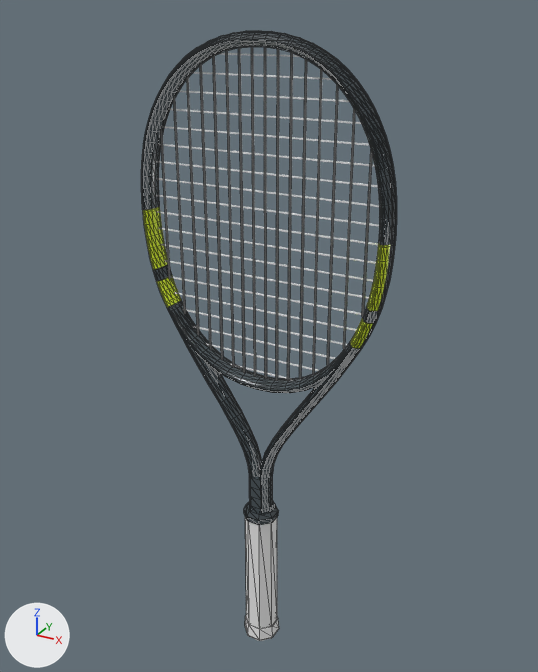
Renders of the glTF model assets/realistic/babolat-pure-aero-lite-2022.glb from each side of a commit.
Both versions are drawn from a 50 mm camera at (0.345, -0.61, 0.703) aimed at (-0.002, 0.022, 0.388). Arrows for +X, +Y and +Z are at lower left; the lights stay in place. The older version comes first. Mesh edges are drawn as thin lines on the coarser meshes. Where no turn or scale is listed for an object, it has been applied to the vertices. Vertices at exactly the same position are counted once.

The first picture shows 'bumper', 'butt_cap', 'frame', 'grip', 'grommets', 'strings_crosses', 'strings_mains' and 1 more.
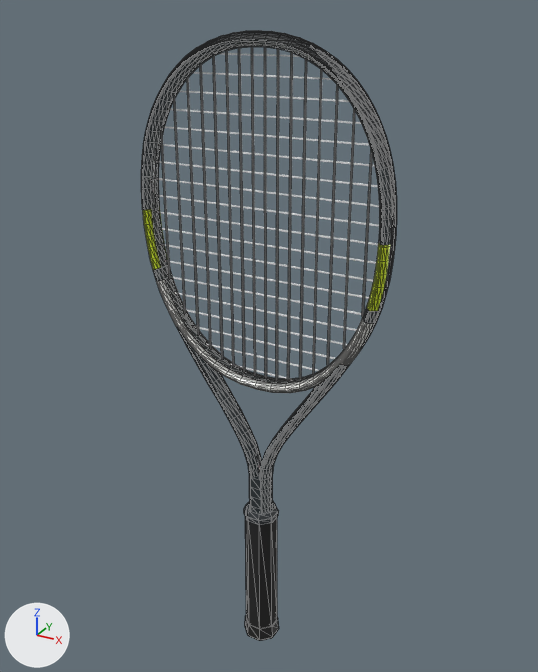
Location of each change, [x1, y1, x2, y2] in pixels of the pictures (538 x 672 px; the box of a moved part takes in the faces that stretch with it):
'grip', recoloured (white to black): [245, 517, 277, 629] in both
'butt_cap', recoloured (white to black): [245, 616, 279, 641] in both
part 1 of me_frame, moved or reshaped: before [151, 254, 183, 312]; after [151, 254, 184, 330]
part 2 of me_frame, moved or reshaped: before [348, 338, 363, 353]; after [338, 346, 360, 368]
part 3 of me_frame, added: after [141, 173, 159, 188]
part 4 of me_frame, added: after [379, 204, 392, 220]
part 5 of me_frame, recoloured: [141, 39, 392, 513] in both

Edits to the bpy script that builds the scene:
```text
Change mat_mat_grip:
    mat_mat_grip.base_color: (0.839, 0.839, 0.839) -> (0.013, 0.013, 0.013)  # white #ececec -> black #1e1e1e
Change mat_mat_butt_cap:
    mat_mat_butt_cap.base_color: (0.839, 0.839, 0.839) -> (0.013, 0.013, 0.013)  # white #ececec -> black #1e1e1e
Change me_frame:
    used by ob_frame; location = (0.0, 0.0, 0.0)
    remove me_frame.from_pydata(...)  # 1752 vertices, 3444 faces; spans x -0.136..0.136, y -0.013..0.013, z 0.178..0.686
    add me_frame.from_pydata(...)  # 1816 vertices, 3572 faces; spans x -0.136..0.136, y -0.013..0.013, z 0.178..0.686
    me_frame part 1: 8 vertices moved within x -0.12..-0.116, y -0.012..0.012, z 0.452..0.453; 16 vertices removed from x -0.112..-0.101, y -0.012..0.012, z 0.409..0.415; 32 vertices added at x -0.105..-0.09, y -0.012..0.012, z 0.389..0.403
    me_frame part 2: 16 vertices removed from x 0.101..0.112, y -0.012..0.012, z 0.409..0.415; 32 vertices added at x 0.09..0.105, y -0.012..0.012, z 0.389..0.403
    me_frame part 3: 16 vertices added at x -0.135..-0.122, y -0.013..0.013, z 0.546..0.547
    me_frame part 4: 16 vertices added at x 0.122..0.135, y -0.013..0.013, z 0.546..0.547
    me_frame part 5: 2818 kept faces spanning x -0.136..0.136, y -0.013..0.013, z 0.178..0.686 get new vertex colours; the middle colour goes from greyish blue #495358 to dark grey #2e3538
```
